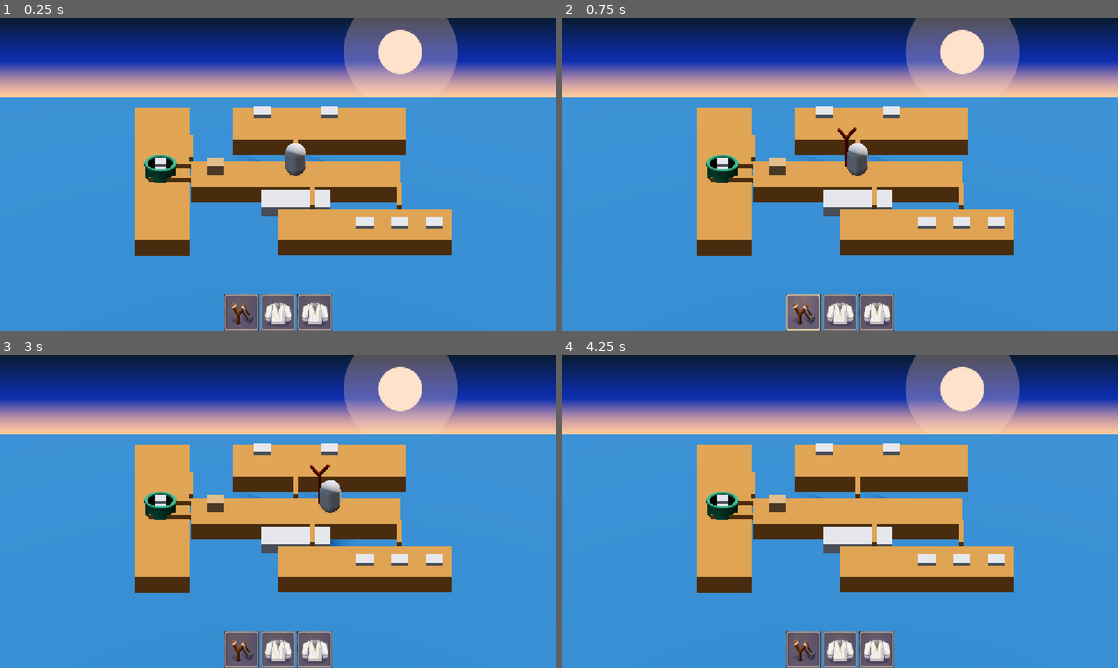
Above: before the commit, frames 1-4 (two rows, left to right).
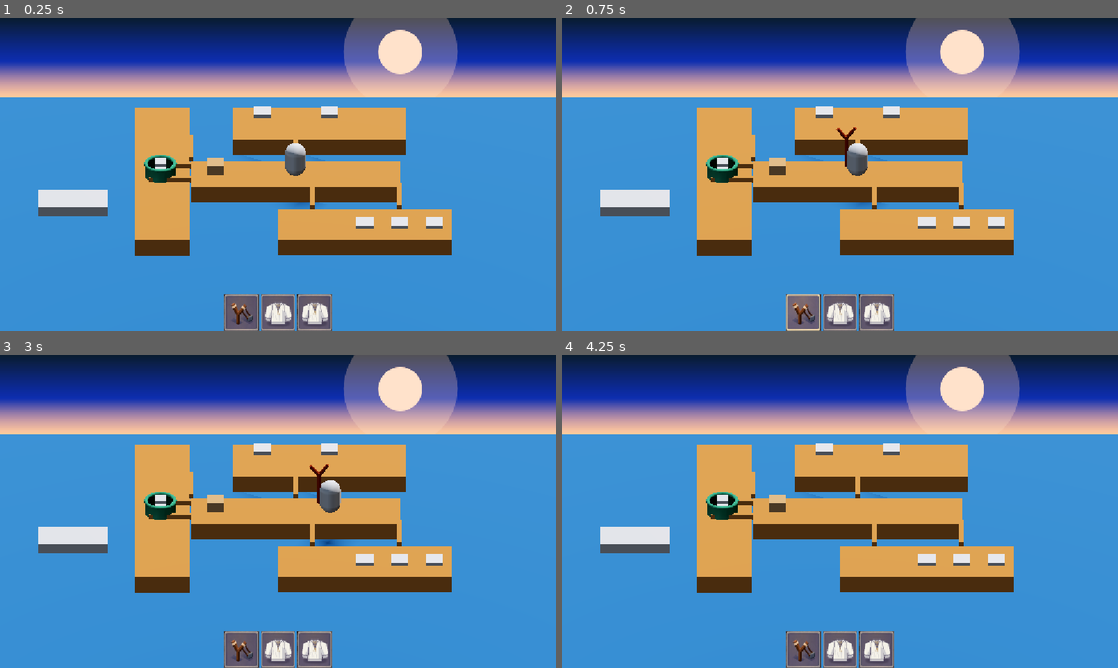
Above: after the commit, the same moments.

Repository: Rovert-XI/Hey-HO
Game: Godot game, scene res://Scenes/borrador_nivel_1.tscn
Same seed, same stepped clock (60 frames per second), same inputs: the game is played once before the commit and once after it.
Inputs (mouse positions are in pixels of both pictures, inside the frame that each line leads up to):
- Up to frame 1 (0.25 s): no input
- Up to frame 2 (0.75 s): click (801, 312) at 0.5 s
- Up to frame 3 (3 s): click (278, 649) at 1.25 s; click (316, 649) at 2 s; tap Enter at 2.75 s; move the mouse to (400, 495) at 2.77 s; hold Right (ui_right) from 2.78 s (still down); tap 1 at 2.85 s; click (400, 495) at 2.92 s
- Up to frame 4 (4.25 s): tap Space at 3.02, 3.77 s; move the mouse to (728, 527) at 3.52 s; release Right (ui_right) at 3.53 s; hold S from 3.53 s (still down); tap 2 at 3.6 s

The runs differ from the first frame. In frame 1, 1.8% of the frame differs, in the area x 6-60%, y 54-64%; in frame 2, 1.9%; in frame 3, 1.9%, in the area x 6-60%, y 34-64%; in frame 4, 1.8%.

Commit message:
fix(scenes): centrar jerarquia de CharacterBody3D2 y el mecanismo de disparo de resortera
- Reemplaza CharacterBody3D por CharacterBody3D2 en borrador_nivel_1.tscn con Pirata, CollisionShape3D y PuntoMano alineados al origen del jugador.
- Ajusta la posicion local en resortera_item.tscn para que la resortera gire sobre PuntoMano sin desplazarse.

Diff:
--- a/hey-ho!/Scenes/borrador_nivel_1.tscn
+++ b/hey-ho!/Scenes/borrador_nivel_1.tscn
@@ -142,7 +142,7 @@
 mesh = SubResource("BoxMesh_t6u4c")
 
 [node name="Barco" type="MeshInstance3D" parent="Decorado" unique_id=202702795]
-transform = Transform3D(1, 0, 0, 0, 1, 0, 0, 0, 1, 3, -0.15, 1.4)
+transform = Transform3D(1, 0, 0, 0, 1, 0, 0, 0, 1, -3.3905692, -0.15, 1.4)
 mesh = SubResource("BoxMesh_i66cl")
 
 [node name="Sol" type="DirectionalLight3D" parent="." unique_id=767636178]
@@ -171,21 +171,21 @@
 
 [node name="PlayerPirata" type="Node3D" parent="." unique_id=1029083601]
 
-[node name="CharacterBody3D" type="CharacterBody3D" parent="PlayerPirata" unique_id=394385394]
+[node name="CharacterBody3D2" type="CharacterBody3D" parent="PlayerPirata" unique_id=803699823]
+transform = Transform3D(1, 0, 0, 0, 1, 0, 0, 0, 1, 3, 0.5, 0)
 script = ExtResource("1_8lox6")
 
-[node name="Pirata" type="MeshInstance3D" parent="PlayerPirata/CharacterBody3D" unique_id=397719774]
-transform = Transform3D(1, 0, 0, 0, 1, 0, 0, 0, 1, 3, 0.5, 0)
+[node name="Pirata" type="MeshInstance3D" parent="PlayerPirata/CharacterBody3D2" unique_id=397719774]
 mesh = SubResource("CapsuleMesh_q6bmp")
 
-[node name="CollisionShape3D" type="CollisionShape3D" parent="PlayerPirata/CharacterBody3D" unique_id=777148591]
-transform = Transform3D(1, 0, 0, 0, 1, 0, 0, 0, 1, 2.9962678, 0.50227135, 0)
+[node name="CollisionShape3D" type="CollisionShape3D" parent="PlayerPirata/CharacterBody3D2" unique_id=777148591]
+transform = Transform3D(1, 0, 0, 0, 1, 0, 0, 0, 1, -0.0037322044, 0.0022713542, 0)
 shape = SubResource("CapsuleShape3D_xrivr")
 
-[node name="PuntoMano" type="Node3D" parent="PlayerPirata/CharacterBody3D" unique_id=759668694]
-transform = Transform3D(1, 0, 0, 0, 1, 0, 0, 0, 1, 2.6921475, 0, 0)
-
-[node name="TrayectoriaResortera" type="Node3D" parent="PlayerPirata/CharacterBody3D/PuntoMano" unique_id=886904180]
+[node name="PuntoMano" type="Node3D" parent="PlayerPirata/CharacterBody3D2" unique_id=759668694]
+transform = Transform3D(1, 0, 0, 0, 1, 0, 0, 0, 1, -0.3176577, -0.21595377, 0)
+
+[node name="TrayectoriaResortera" type="Node3D" parent="PlayerPirata/CharacterBody3D2/PuntoMano" unique_id=886904180]
 script = ExtResource("7_vym6w")
 
 [node name="BarraInventario" type="Node3D" parent="." unique_id=608391529]
@@ -242,8 +242,8 @@
 [node name="EquipmentManager" type="Node" parent="." unique_id=217688207]
 script = ExtResource("7_wwye2")
 escena_resortera_3d = ExtResource("8_p2u03")
-punto_mano_path = NodePath("../PlayerPirata/CharacterBody3D/PuntoMano")
-trayectoria_path = NodePath("../PlayerPirata/CharacterBody3D/PuntoMano/TrayectoriaResortera")
+punto_mano_path = NodePath("../PlayerPirata/CharacterBody3D2/PuntoMano")
+trayectoria_path = NodePath("../PlayerPirata/CharacterBody3D2/PuntoMano/TrayectoriaResortera")
 municion_manager_path = NodePath("../MunicionManager")
 
 [node name="MunicionManager" type="Node" parent="." unique_id=1676619381]
--- a/hey-ho!/Scenes/resortera_item.tscn
+++ b/hey-ho!/Scenes/resortera_item.tscn
@@ -19,10 +19,10 @@
 height = 0.4
 
 [node name="ResorteraItem" type="Node3D" unique_id=470838637]
-transform = Transform3D(-0.013273995, 0, 0.9999119, 0, 1, 0, -0.9999119, 0, -0.013273995, 0, 0, 0)
+transform = Transform3D(-0.013273966, 0, 0.9999119, 0, 1, 0, -0.9999119, 0, -0.013273966, 0, 0, 0)
 
 [node name="PaloMeshBase" type="MeshInstance3D" parent="." unique_id=239898210]
-transform = Transform3D(1, 0, 0, 0, 1, 0, 0, 0, 1, -0.002781272, 0.778239, -0.0017279387)
+transform = Transform3D(1, 0, 0, 0, 1, 0, 0, 0, 1, -0.003, 0.5, -0.002)
 mesh = SubResource("CylinderMesh_xrivr")
 
 [node name="PaloMesh1" type="MeshInstance3D" parent="PaloMeshBase" unique_id=2079253490]
@@ -34,4 +34,4 @@
 mesh = SubResource("CylinderMesh_13qdw")
 
 [node name="PuntoDisparo" type="Marker3D" parent="." unique_id=1363687463]
-transform = Transform3D(1, 0, 0, 0, 1, 0, 0, 0, 1, 0, 1.9315126, 0)
+transform = Transform3D(1, 0, 0, 0, 1, 0, 0, 0, 1, 0, 1.466118, 0)
